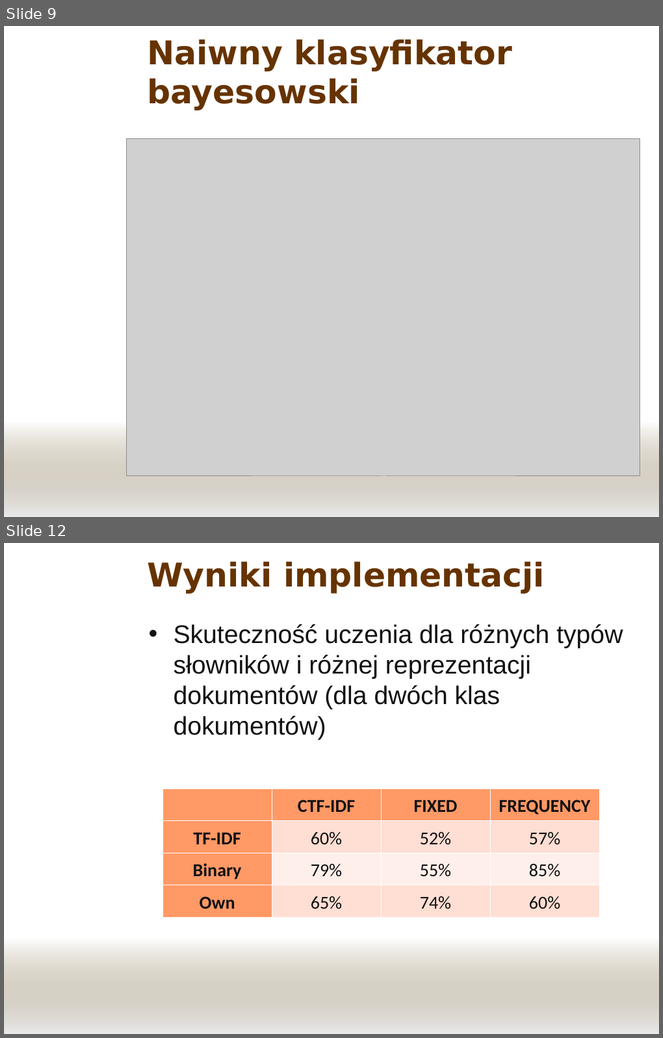
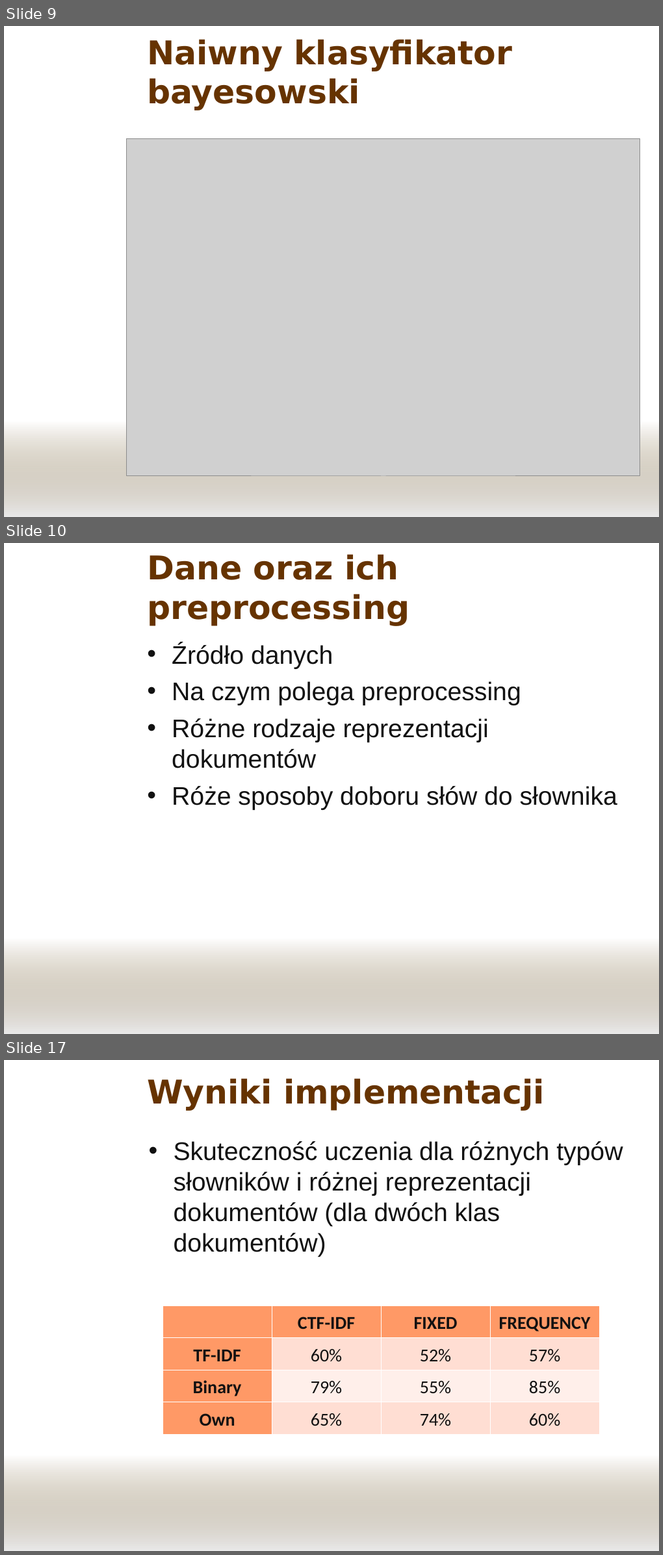
Before and after one commit to panchamk/mini08sn, a slide deck: doc/Prezentacja.ppt. Shown one above the other, each under a label of ours: slides 9 and 12 before the commit, slides 9, 10 and 17 after it; the slides between them are not shown. The pictures are 663x1038 and 663x1555 pixels, drawn with LibreOffice and Linux fonts; fonts in the diff are those of the drawing; grey boxes stand for pictures; background and template pictures are left out. Boxes give left, top, right and bottom in pixels: in the first picture for what was removed or moved away, otherwise in the second. Text is boxed around its words. In the diff, an @@ line names an element or a change of style, - is before the commit and + after.

```diff
--- a/doc/Prezentacja.ppt
+++ b/doc/Prezentacja.ppt
@@ slide 10 added at (4,543,659,1034), background picture (left out); not listed: 1 template element that a slide beside it also shows @@
@@ title added at (147,554,410,626), 36 pt, text #663300, bold @@
+Dane oraz ich preprocessing
@@ text added at (172,644,618,810), 28 pt, text #111111 @@
+• Źródło danych
+• Na czym polega preprocessing
+• Różne rodzaje reprezentacji dokumentów
+• Róże sposoby doboru słów do słownika
@@ what was slide 12 is now slide 17 @@
```
Also in this commit, not shown: 2 slides changed, 4 other slides added, 1 other file.
